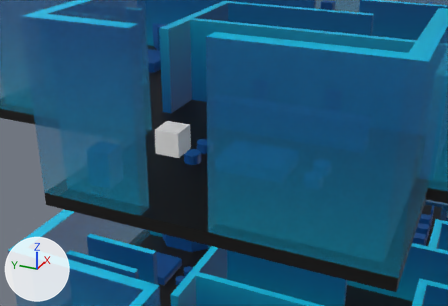
A saved change to the glTF model models/floorPlanAnim.glb.
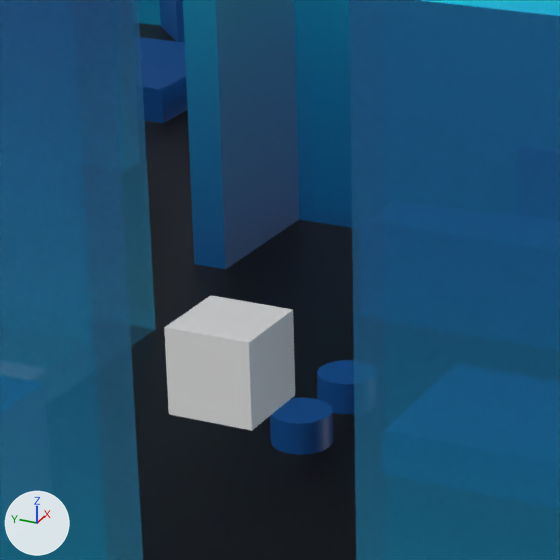
There are two pictures of each version: one from a 50 mm camera at (-18.8, 1.89, 5.66) aimed at (-6.9, 7.24, -0.29), one close up on the part from 24% to 59% of the width and 13% to 63% of the height. Lighting does not change. The marker at lower left points along +X, +Y and +Z. Where no turn or scale is listed for an object, it has been applied to the vertices.

Objects in the first close-up: '2.5D Floorplan.001', 'Cube', 'FloorplanBase.001', 'Objects.001'.
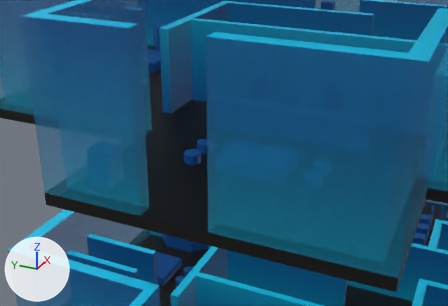
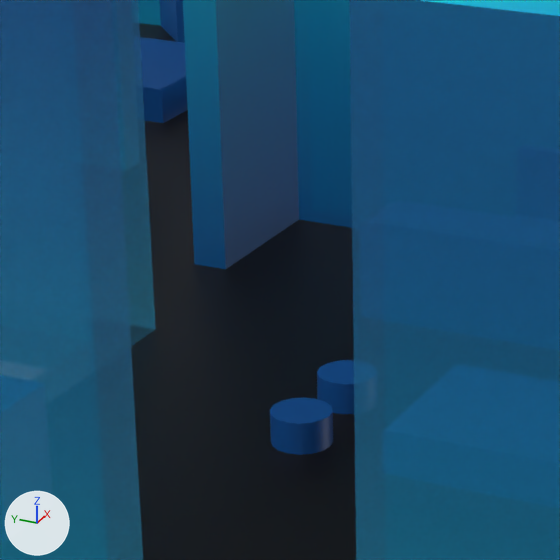
What differs and where, as boxes (x1, y1, x2, y2) in the close-ups (560 x 560 px):
'Cube', rescaled (not visible afterwards): before (164, 295, 295, 431)

The change in detail:
Object 'Cube' (ob_cube) is rescaled from (0.3, 0.3, 0.3) to (0.0, 0.0, 0.0).
